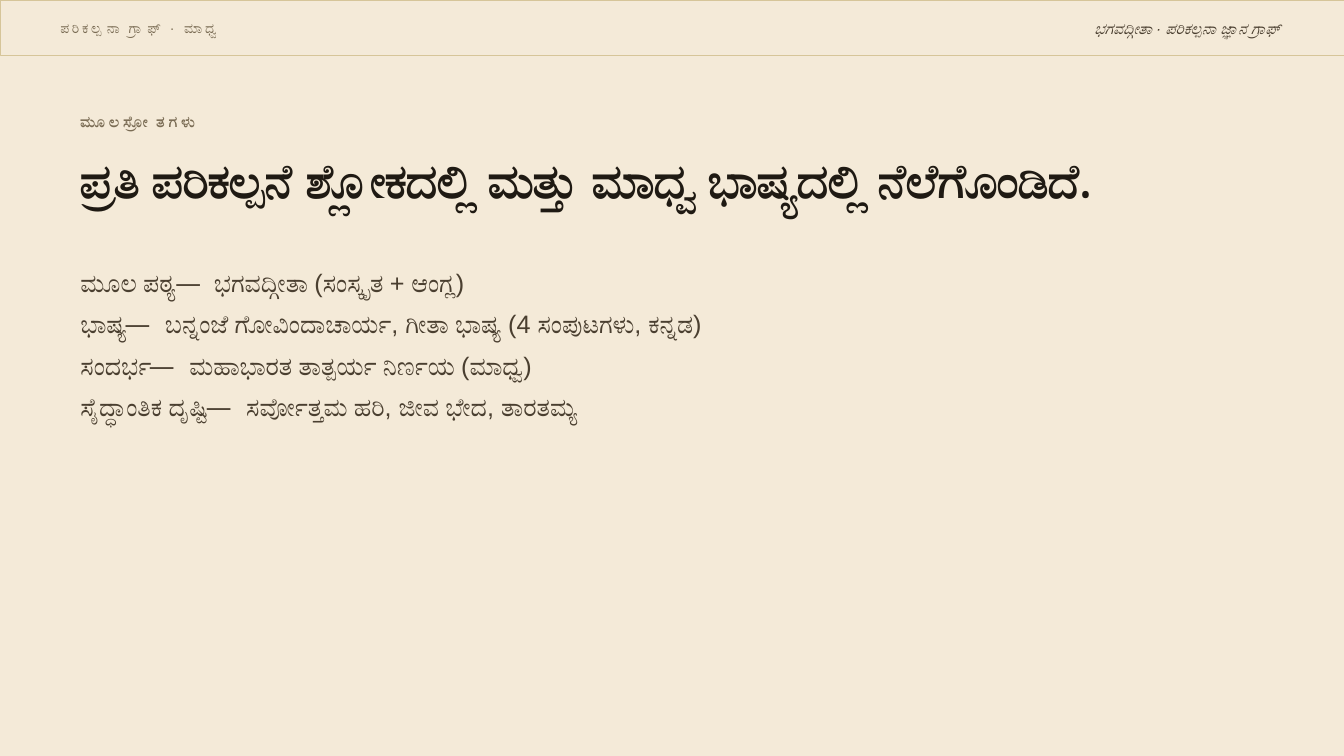
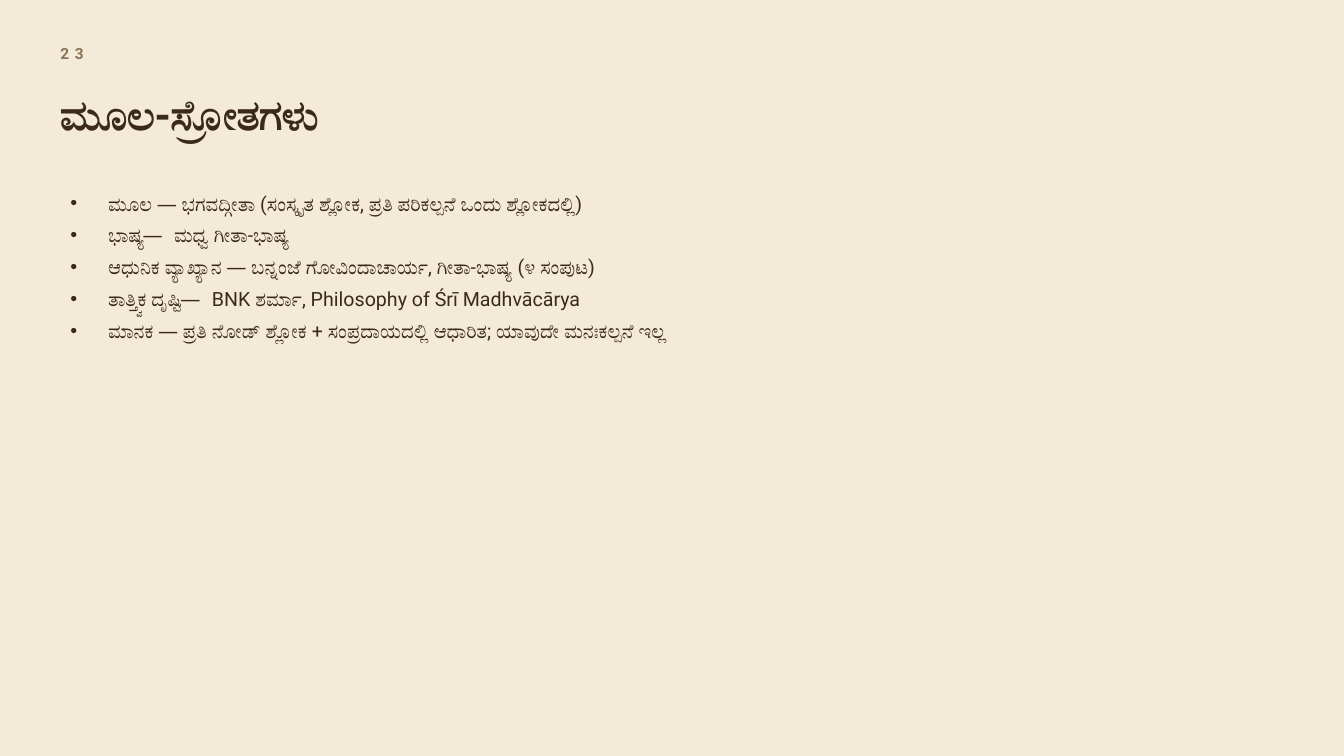
Before and after one commit to kvinayakpai/Bhagavadgita, a slide deck: slide 24 of decks/Bhagavadgita_Concept_KG_kn.pptx (slide 3 before the commit). Drawn at 1344x756 pixels with LibreOffice and Linux fonts; fonts in the diff are those of the drawing. Boxes give left, top, right and bottom in pixels: in the first picture for what was removed or moved away, otherwise in the second. Text is boxed around its words. In the diff, an @@ line names an element or a change of style, - is before the commit and + after.

```diff
--- a/decks/Bhagavadgita_Concept_KG_kn.pptx
+++ b/decks/Bhagavadgita_Concept_KG_kn.pptx
@@ rectangle removed at <box>0,0,1344,55</box> @@
@@ text removed at <box>129,24,216,38</box> @@
-ಪರಿಕಲ್ಪನಾ ಗ್ರಾಫ್ · ಮಾಧ್ವ
@@ text removed at <box>1094,24,1279,39</box> @@
-ಭಗವದ್ಗೀತಾ · ಪರಿಕಲ್ಪನಾ ಜ್ಞಾನ ಗ್ರಾಫ್
@@ text added at <box>60,48,83,59</box>, 11 pt, text #8A7558, bold @@
+23
@@ text at <box>60,101,317,141</box>: text changed; size 11 to 30 pt; font Arial to Roboto; text colour #7A6C54 to #3B2A1B @@
-ಮೂಲಸ್ರೋತಗಳು
+ಮೂಲ-ಸ್ರೋತಗಳು
@@ text removed at <box>80,165,1091,212</box> @@
-ಪ್ರತಿ ಪರಿಕಲ್ಪನೆ ಶ್ಲೋಕದಲ್ಲಿ ಮತ್ತು ಮಾಧ್ವ ಭಾಷ್ಯದಲ್ಲಿ ನೆಲೆಗೊಂಡಿದೆ.
@@ text at <box>108,195,667,344</box>: text changed; size 18 to 14 pt; font Arial to Roboto; text colour #4A3F30 to #3B2A1B @@
-ಮೂಲ ಪಠ್ಯ — ಭಗವದ್ಗೀತಾ (ಸಂಸ್ಕೃತ + ಆಂಗ್ಲ)
-ಭಾಷ್ಯ — ಬನ್ನಂಜೆ ಗೋವಿಂದಾಚಾರ್ಯ, ಗೀತಾ ಭಾಷ್ಯ (4 ಸಂಪುಟಗಳು, ಕನ್ನಡ)
-ಸಂದರ್ಭ — ಮಹಾಭಾರತ ತಾತ್ಪರ್ಯ ನಿರ್ಣಯ (ಮಾಧ್ವ)
-ಸೈದ್ಧಾಂತಿಕ ದೃಷ್ಟಿ — ಸರ್ವೋತ್ತಮ ಹರಿ, ಜೀವ ಭೇದ, ತಾರತಮ್ಯ
+• ಮೂಲ — ಭಗವದ್ಗೀತಾ (ಸಂಸ್ಕೃತ ಶ್ಲೋಕ, ಪ್ರತಿ ಪರಿಕಲ್ಪನೆ ಒಂದು ಶ್ಲೋಕದಲ್ಲಿ)
+• ಭಾಷ್ಯ — ಮಧ್ವ ಗೀತಾ-ಭಾಷ್ಯ
+• ಆಧುನಿಕ ವ್ಯಾಖ್ಯಾನ — ಬನ್ನಂಜೆ ಗೋವಿಂದಾಚಾರ್ಯ, ಗೀತಾ-ಭಾಷ್ಯ (೪ ಸಂಪುಟ)
+• ತಾತ್ತ್ವಿಕ ದೃಷ್ಟಿ — BNK ಶರ್ಮಾ, Philosophy of Śrī Madhvācārya
+• ಮಾನಕ — ಪ್ರತಿ ನೋಡ್ ಶ್ಲೋಕ + ಸಂಪ್ರದಾಯದಲ್ಲಿ ಆಧಾರಿತ; ಯಾವುದೇ ಮನಃಕಲ್ಪನೆ ಇಲ್ಲ
```
Also in this commit, not shown: 3 other slides changed, 22 slides added, 12 slides removed, 17 other files.
